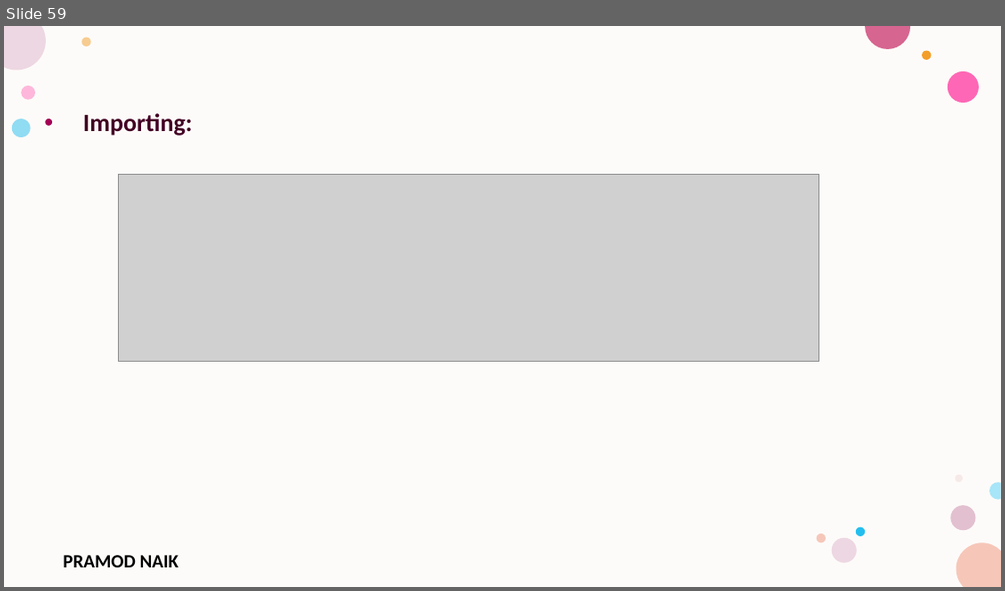
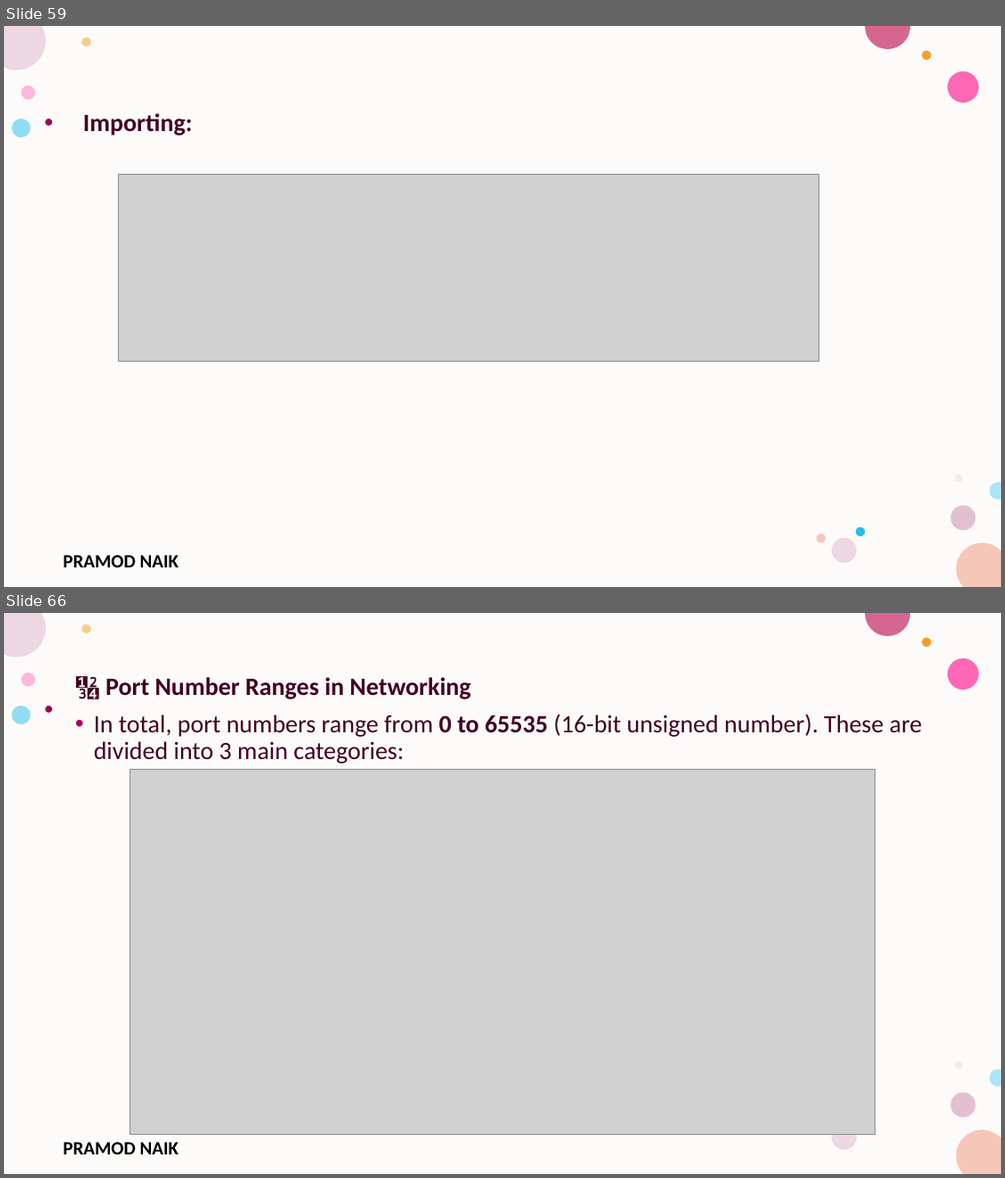
Before and after one commit to PRAMODNAIK-DEV/Node.js-Hands-on-Workshop, a slide deck: Node.js-Hands-on-Workshop 2025.pptx. Shown one above the other, each under a label of ours: slide 59 before the commit, slides 59 and 66 after it; the slides between them are not shown. The pictures are 1005x591 and 1005x1178 pixels, drawn with LibreOffice and Linux fonts; fonts in the diff are those of the drawing; grey boxes stand for pictures; background and template pictures are left out. Boxes give left, top, right and bottom in pixels: in the first picture for what was removed or moved away, otherwise in the second. Text is boxed around its words. In the diff, an @@ line names an element or a change of style, - is before the commit and + after.

```diff
--- a/Node.js-Hands-on-Workshop 2025.pptx
+++ b/Node.js-Hands-on-Workshop 2025.pptx
@@ slide 66 added at box(4, 613, 1001, 1174), background #FFFFFF; not listed: 15 template elements that a slide beside it also shows @@
@@ text added at box(94, 677, 922, 763), 24 pt, text #420023 @@
+🔢 Port Number Ranges in Networking
+• In total, port numbers range from 0 to 65535 (16-bit unsigned number). These are divided into 3 main categories:
@@ picture added at box(129, 770, 875, 1135) @@
```
Also in this commit, not shown: 18 other slides added, 2 other files.
